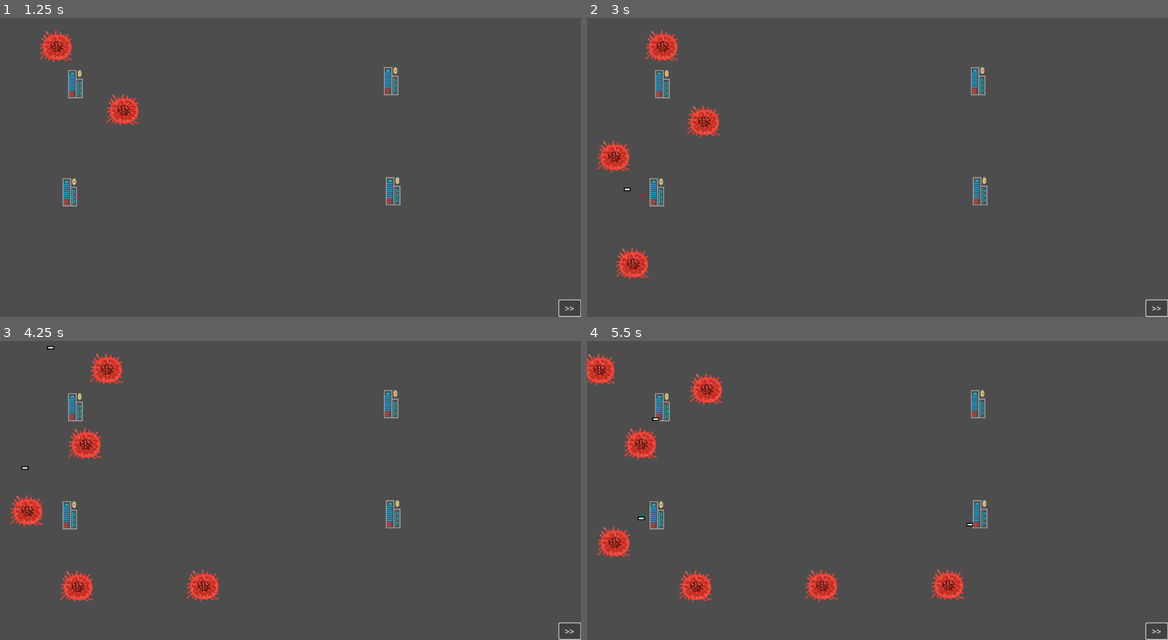
Above: before the commit, frames 1-4 (two rows, left to right).
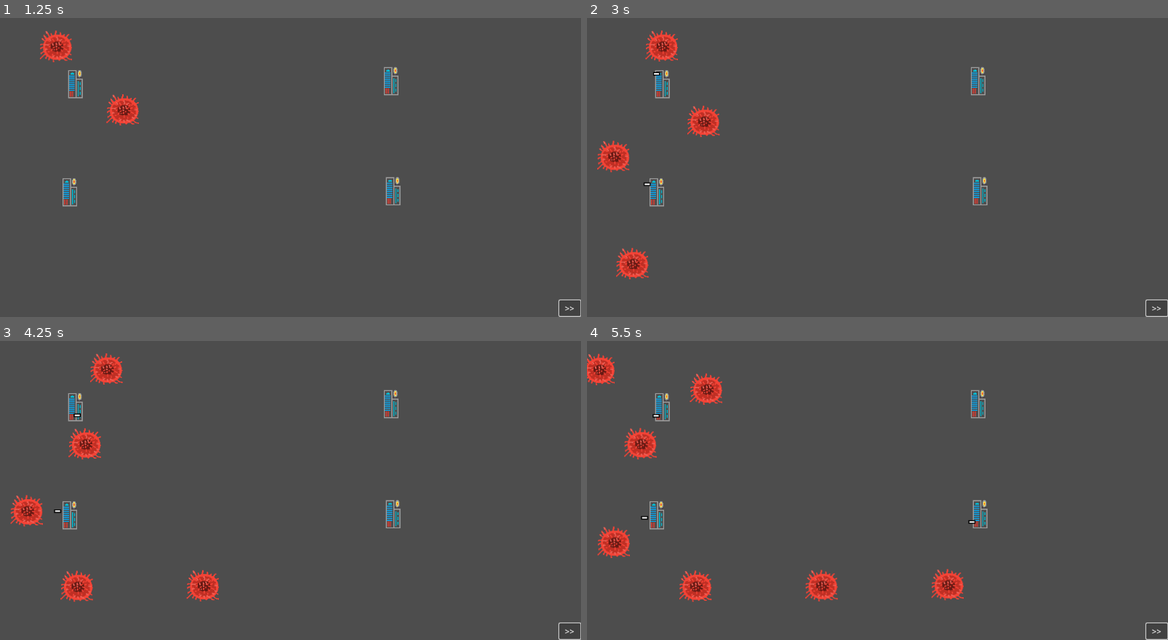
Above: after the commit, the same moments.

Repository: pbagnoud/minijam183
Game: Godot game, scene res://Scenes/main.tscn
Two runs of this game, one before a commit and one after it. Both use one fixed random seed, a clock stepped at 60 frames per second and the inputs below. This scene is started directly instead of the project's main scene.
Inputs:
- Up to frame 1 (1.25 s): click ">>" at 0.5 s
- Up to frame 2 (3 s): click ">>" at 1.25 s; click ">>" at 2 s
- Up to frame 3 (4.25 s): no input
- Up to frame 4 (5.5 s): no input

Frame 1 is identical in both runs. In frame 2, less than 0.1% of the frame differs, in the area x 6-13%, y 17-59%; in frame 3, less than 0.1%; in frame 4, less than 0.1%, in the area x 8-67%, y 24-63%.

Commit message:
tower start

Diff:
--- a/minijam183/Scenes/tower.tscn
+++ b/minijam183/Scenes/tower.tscn
@@ -21,7 +21,12 @@
 sprite_frames = SubResource("SpriteFrames_tghyl")
 
 [node name="tower_timer" type="Timer" parent="."]
-wait_time = 1.5
+wait_time = 1.246
+
+[node name="tower_start_timer" type="Timer" parent="."]
+wait_time = 1.028
+one_shot = true
 autostart = true
 
 [connection signal="timeout" from="tower_timer" to="." method="_on_tower_timer_timeout"]
+[connection signal="timeout" from="tower_start_timer" to="." method="_on_tower_start_timer_timeout"]
--- a/minijam183/Scripts/tower.gd
+++ b/minijam183/Scripts/tower.gd
@@ -6,7 +6,10 @@
 var bullet_scene = load("res://Scenes/bullet.tscn")
 
 @onready var tower_timer: Timer = $tower_timer
+@onready var tower_start_timer: Timer = $tower_start_timer
+
 @export var number : int
+
 
 var color: int = 1
 var power: int = 1
@@ -14,11 +17,20 @@
 var shot_speed: int = 400
 var closestDistance: int
 var cooldown: float = 1.5 #tower_timer.wait_time=cooldown
-var lifespan_bullet:int = 0.8
+var lifespan_bullet : int = 0.8
+
+var ready_to_start_firing : bool = false
+
+
 
 func change_color(new_color):
 	tower_sprite.frame = new_color
 	color = new_color
+
+
+#Avoid the 1.5 s firing cycles to be synchronized
+func _on_tower_start_timer_timeout() -> void:
+	tower_timer.start()
 
 func _on_tower_timer_timeout() -> void:
 	if visible :
